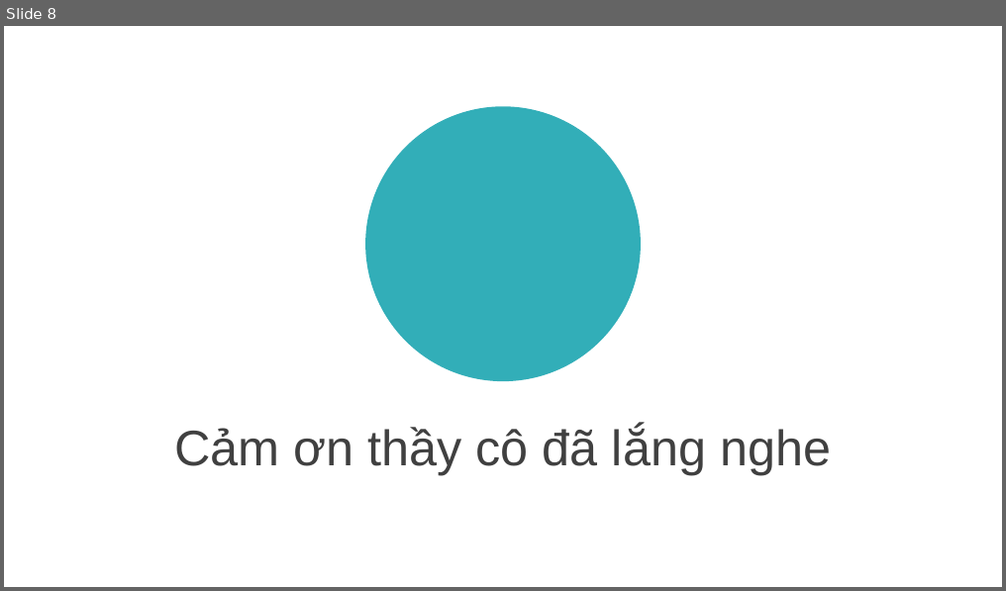
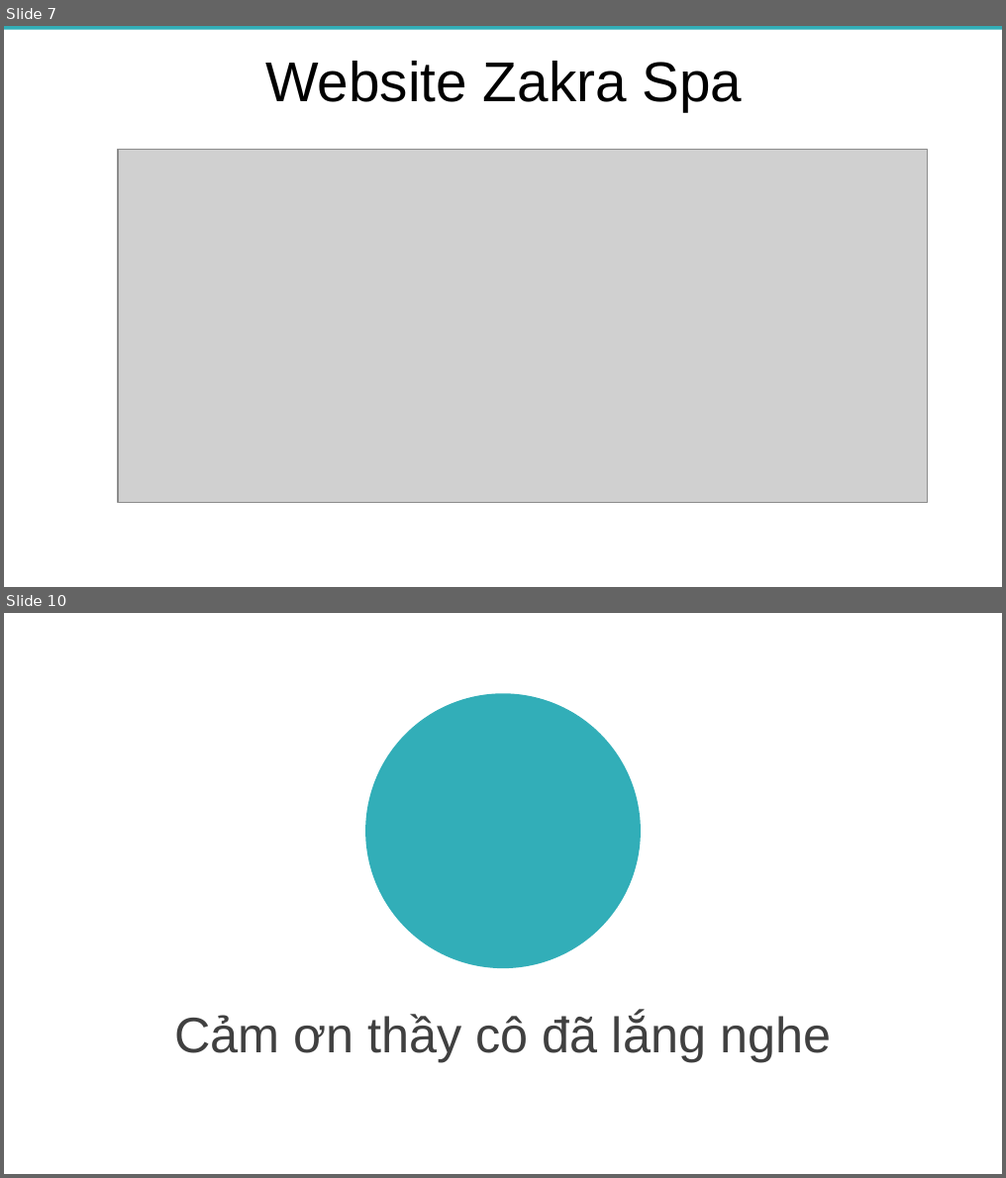
Before and after one commit to haanhvu010799/BaoCaoMonHoc, a slide deck: Thực Tập/BAOCAOTHUCTAP.pptx. Shown one above the other, each under a label of ours: slide 8 before the commit, slides 7 and 10 after it; the slides between them are not shown. The pictures are 1006x591 and 1006x1178 pixels, drawn with LibreOffice and Linux fonts; fonts in the diff are those of the drawing; grey boxes stand for pictures; background and template pictures are left out. Boxes give left, top, right and bottom in pixels: in the first picture for what was removed or moved away, otherwise in the second. Text is boxed around its words. In the diff, an @@ line names an element or a change of style, - is before the commit and + after.

```diff
--- a/Thực Tập/BAOCAOTHUCTAP.pptx
+++ b/Thực Tập/BAOCAOTHUCTAP.pptx
@@ slide 7 added at (x1=4, y1=26, x2=1002, y2=587), background #FFFFFF @@
@@ rectangle added at (x1=4, y1=26, x2=1002, y2=30), fill #32AEB8 @@
@@ text added at (x1=265, y1=61, x2=743, y2=111), 40.5 pt, text #000000 @@
+Website Zakra Spa
@@ picture added at (x1=118, y1=150, x2=927, y2=503) @@
@@ what was slide 8 is now slide 10 @@
```
Also in this commit, not shown: 4 slides changed, 1 other slide added.
